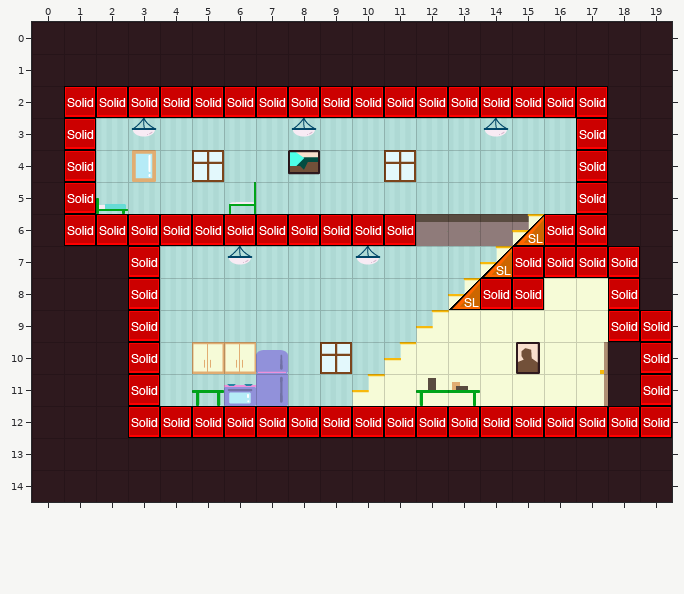
Tiled map (JSON) -- data/map/house.json. Above is the file before it was changed.
Cells are 32x32 px. Shown: x 0..19, y 0..14.
The result:
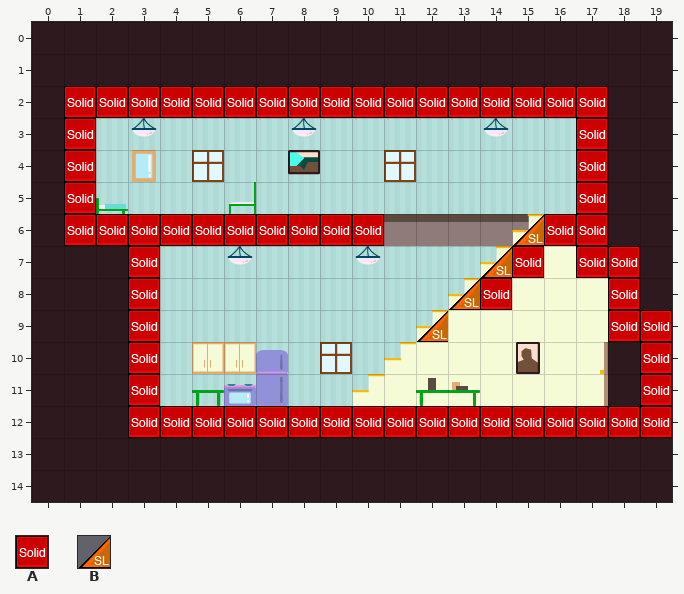
Key: from "metatiles": A 0, B 2.
_ is an empty cell, . an unchanged one.
Log entry: Stair climbing: activated!
Diff:
--- layer "collision"
@@ x 11..16 @@
- 6 A.....
- 7 .....A
- 8 ....A.
- 9 ._....
+ 6 _.....
+ 7 ....._
+ 8 ...._.
+ 9 .B....
Where, in picture pixels (left, top, right, bottom), the same in both pictures:
removed: (384, 214, 416, 246)
removed: (512, 246, 576, 310)
added: (417, 311, 448, 342)
